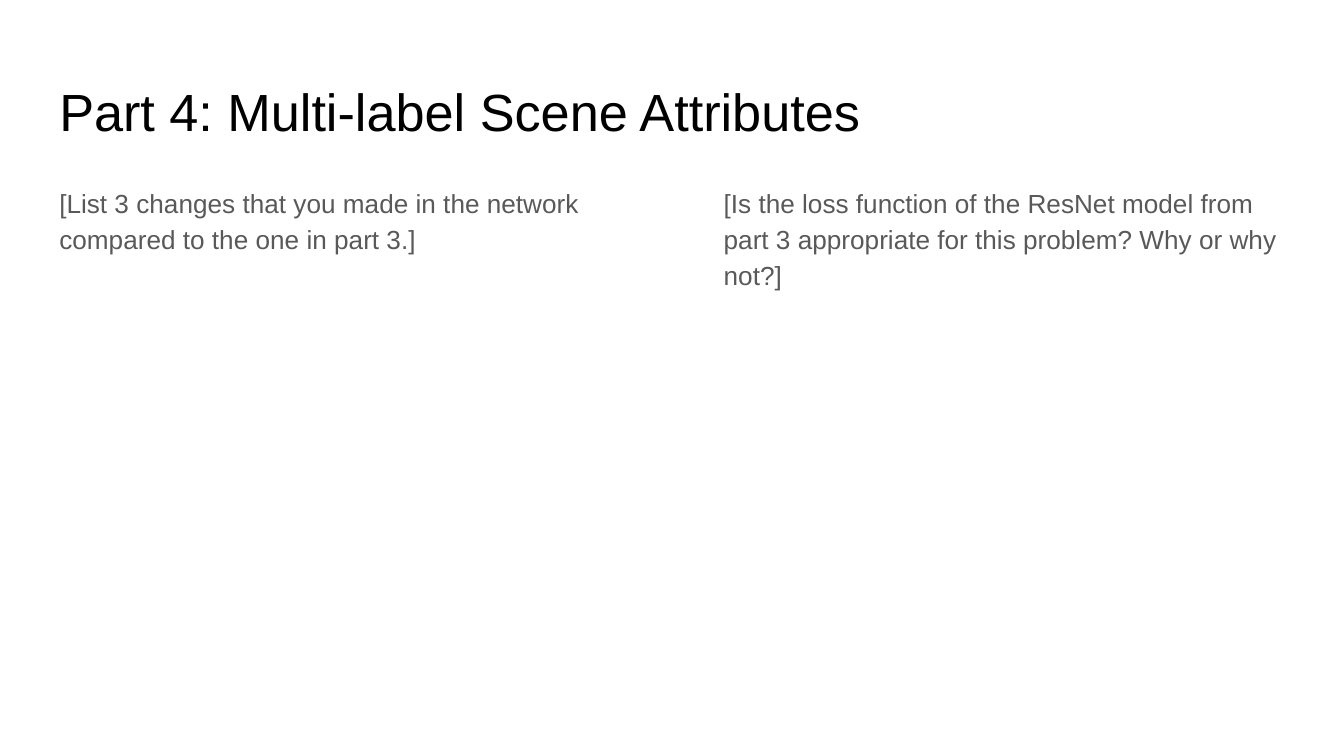
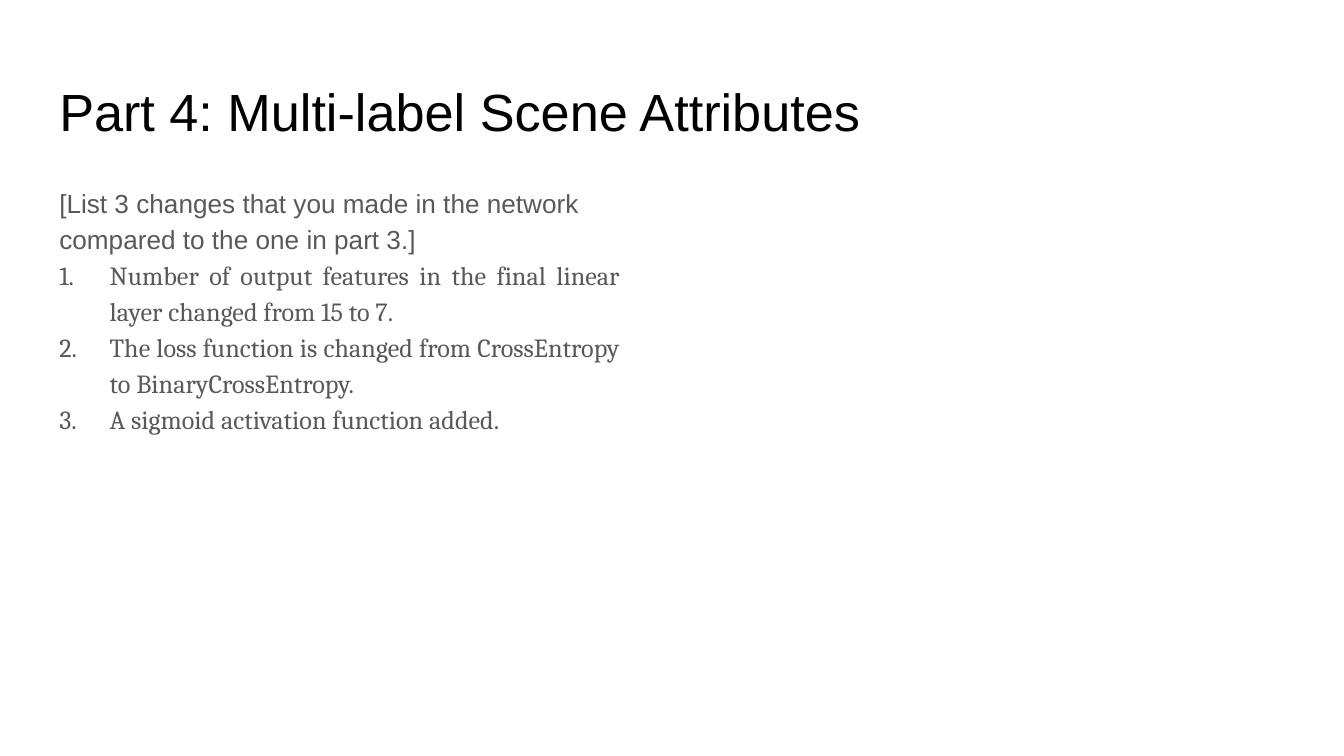
Before and after one commit to ShuvoNewaz/CS-6476-Projects-Fall2022, a slide deck: slide 14 of docs/proj4_report.pptx (slide 13 before the commit). Drawn at 1344x756 pixels with LibreOffice and Linux fonts; fonts in the diff are those of the drawing; grey boxes stand for pictures. Boxes give left, top, right and bottom in pixels: in the first picture for what was removed or moved away, otherwise in the second. Text is boxed around its words. In the diff, an @@ line names an element or a change of style, - is before the commit and + after.

```diff
--- a/docs/proj4_report.pptx
+++ b/docs/proj4_report.pptx
@@ text removed at bbox=[724, 194, 1277, 291] @@
-[Is the loss function of the ResNet model from part 3 appropriate for this problem? Why or why not?]
@@ text at bbox=[110, 266, 619, 435]: paragraphs added @@
+1. Number of output features in the final linear layer changed from 15 to 7.
+2. The loss function is changed from CrossEntropy to BinaryCrossEntropy.
+3. A sigmoid activation function added.
```
Also in this commit, not shown: 13 other slides changed, 1 slide added, 14 other files.
